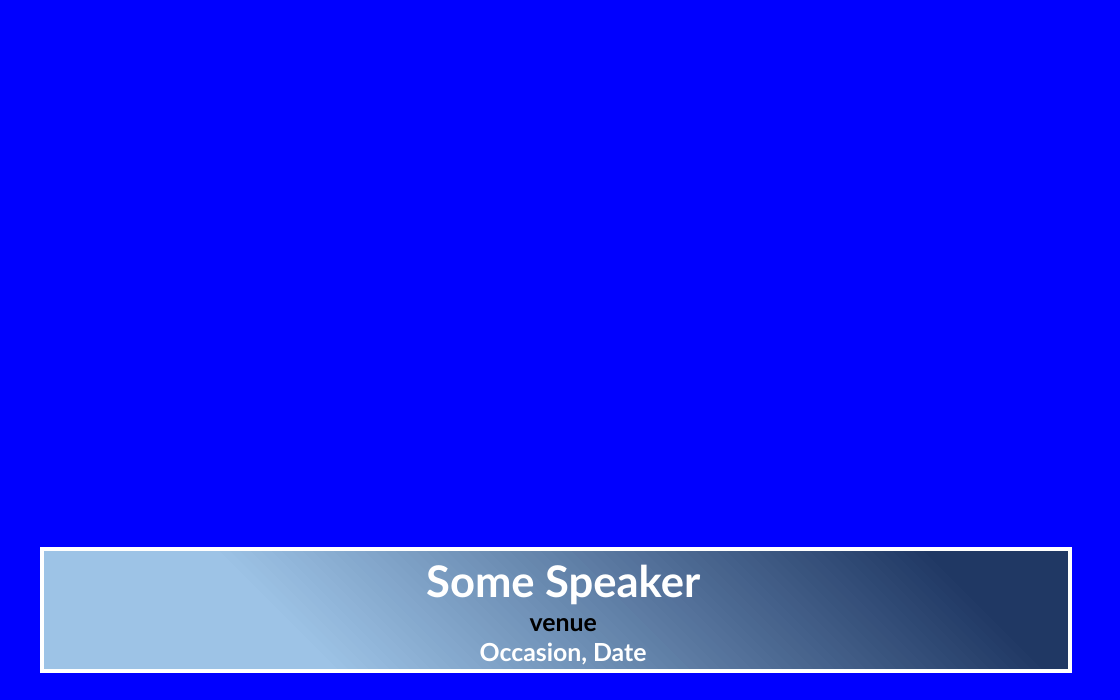
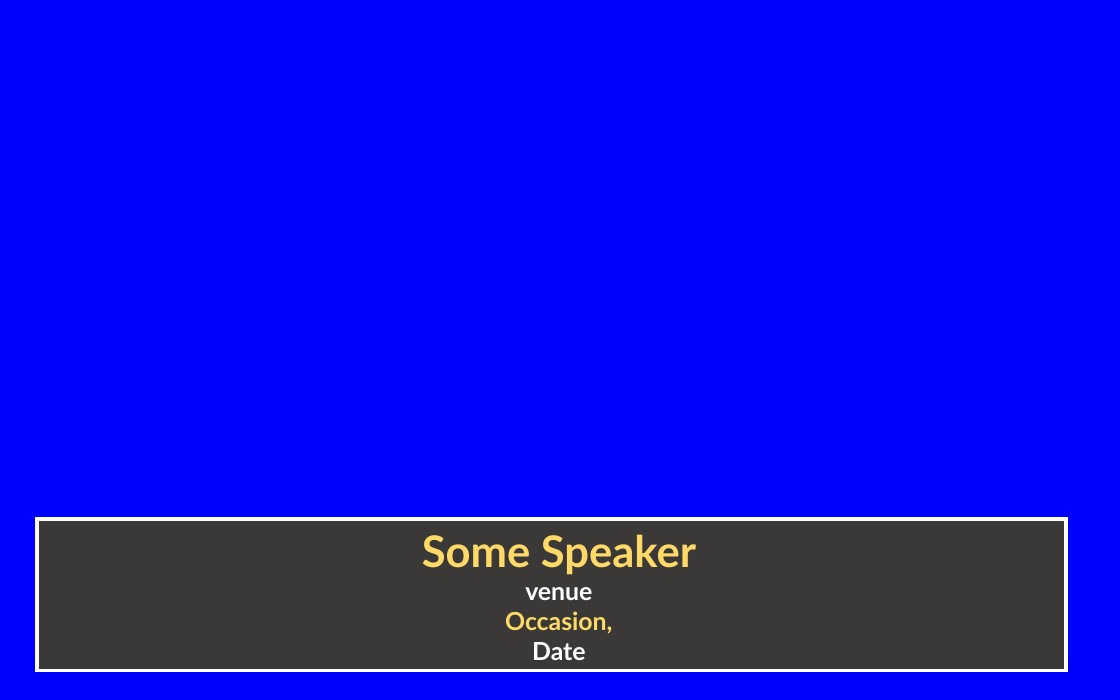
Before and after one commit to darylperalta/outline_docx2pptx, a slide deck: slide 2 of template2.pptx. Drawn at 1120x700 pixels with LibreOffice and Linux fonts; fonts in the diff are those of the drawing. Boxes give left, top, right and bottom in pixels: in the first picture for what was removed or moved away, otherwise in the second. Text is boxed around its words. In the diff, an @@ line names an element or a change of style, - is before the commit and + after.

```diff
--- a/template2.pptx
+++ b/template2.pptx
@@ rectangle "Some Speaker" resized from (x1=41, y1=549, x2=1070, y2=671) to (x1=37, y1=519, x2=1065, y2=670) @@
@@ rectangle "Some Speaker" at (x1=37, y1=519, x2=1065, y2=670): fill gradient #203864 to #9DC3E6 to #3B3838 @@
@@ text in rectangle at (x1=422, y1=534, x2=696, y2=600): text colour #FFFFFF to #FFD966 in "Some Speaker"; text colour #000000 to #FFFFFF in "venue" @@
@@ text in rectangle at (x1=505, y1=611, x2=612, y2=660): text changed; text colour #FFFFFF to #FFD966 @@
-  Occasion, Date
+  Occasion,
+  Date
```
Also in this commit, not shown: 4 other slides changed, 2 other files.
